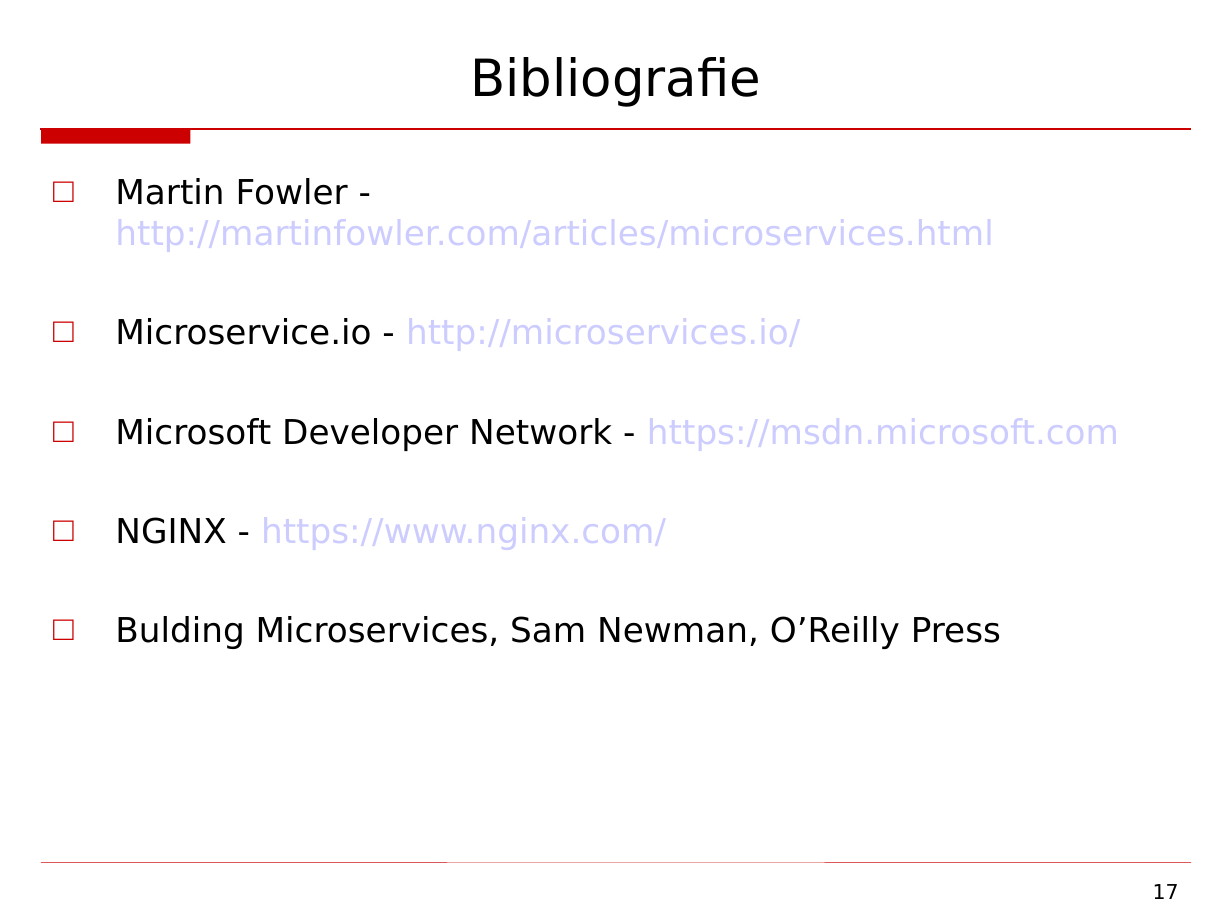
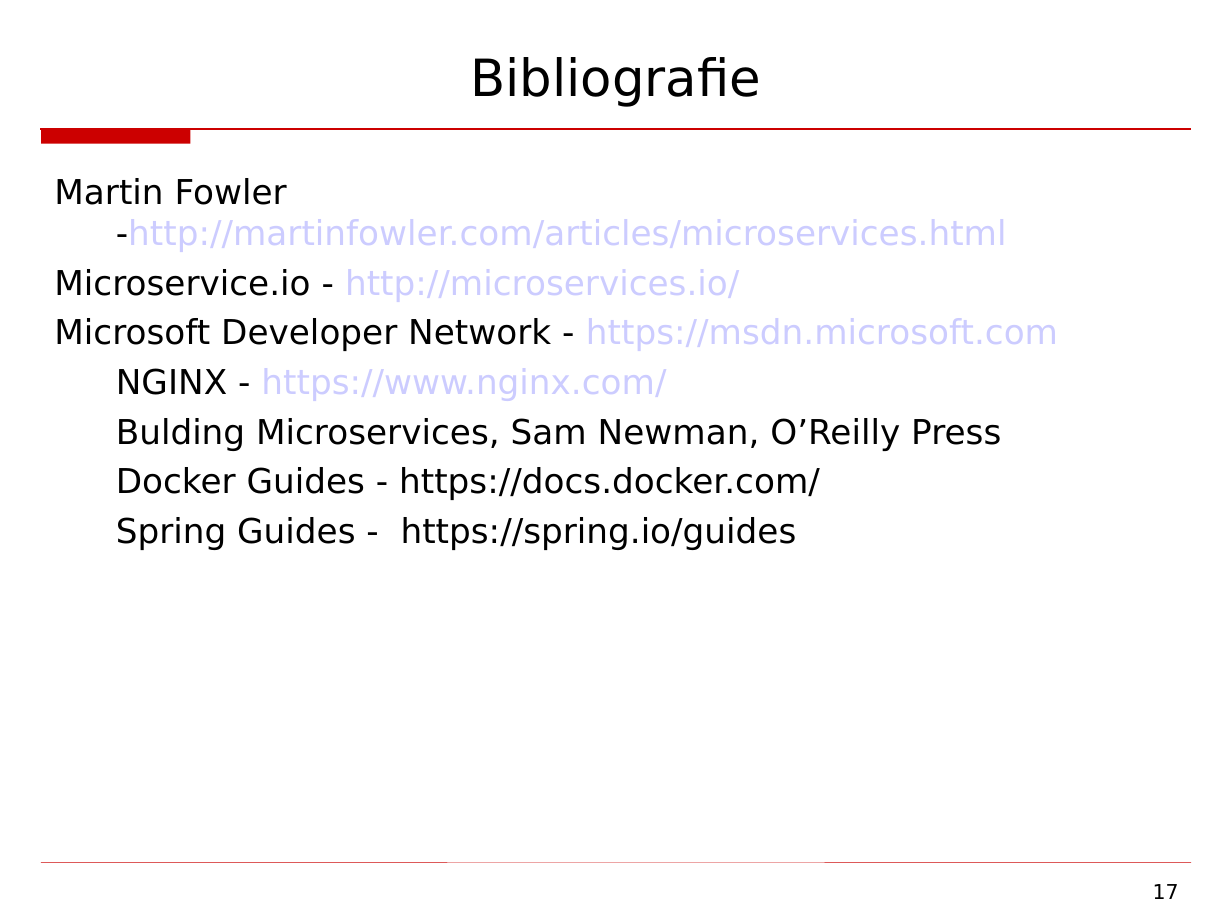
Before and after one commit to amihaescu/dizertatie, a slide deck: slide 17 of andrei.mihaescu.disertatie.2016.ppt. Drawn at 1232x924 pixels with LibreOffice and Linux fonts; fonts in the diff are those of the drawing. Boxes give left, top, right and bottom in pixels: in the first picture for what was removed or moved away, otherwise in the second. Text is boxed around its words. In the diff, an @@ line names an element or a change of style, - is before the commit and + after.

Commit message:
Final presentation

```diff
--- a/andrei.mihaescu.disertatie.2016.ppt
+++ b/andrei.mihaescu.disertatie.2016.ppt
@@ text at (54,178,1007,252): text changed @@
-□ Martin Fowler - http://martinfowler.com/articles/microservices.html
+Martin Fowler -http://martinfowler.com/articles/microservices.html
@@ text at (54,269,1058,451): bullet □ to none @@
@@ text at (116,467,820,550): paragraphs added @@
+Docker Guides - https://docs.docker.com/
+Spring Guides - https://spring.io/guides
```
Also in this commit, not shown: 13 other slides changed, 1 slide added, 1 slide removed, 1 other file.
